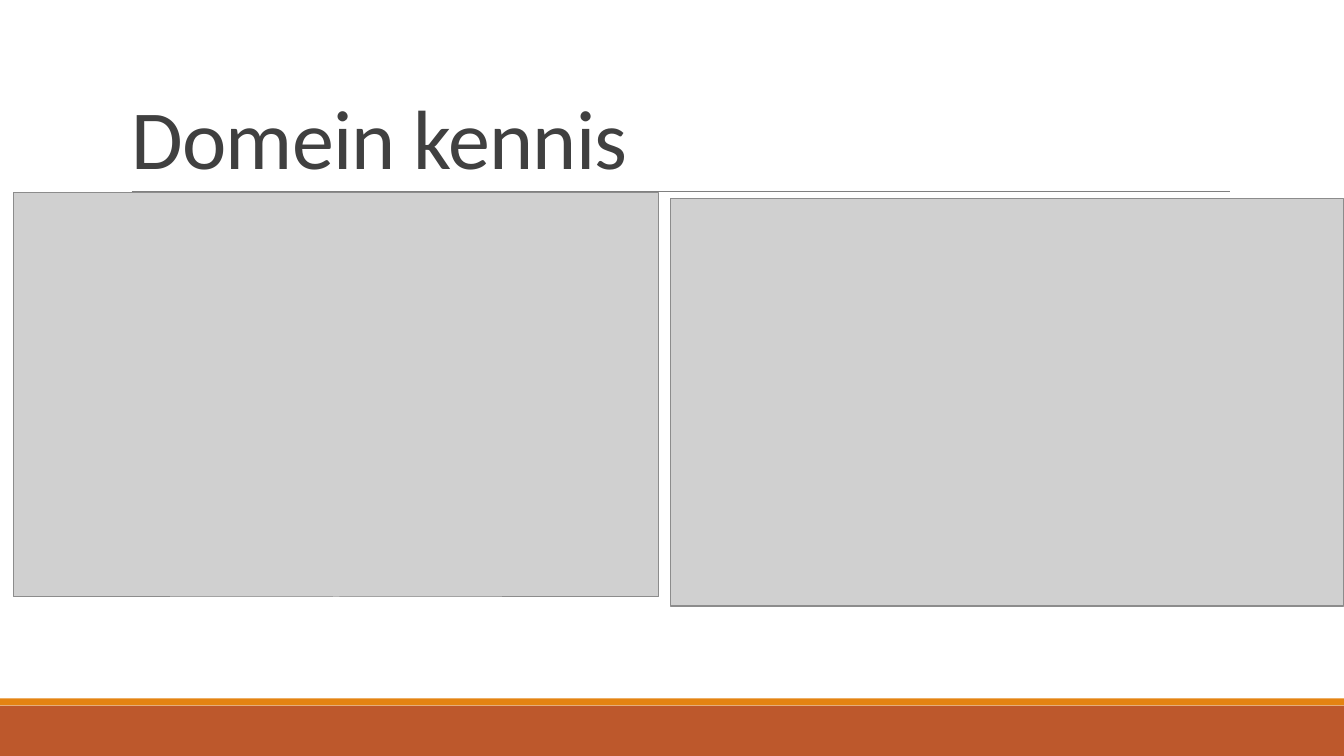
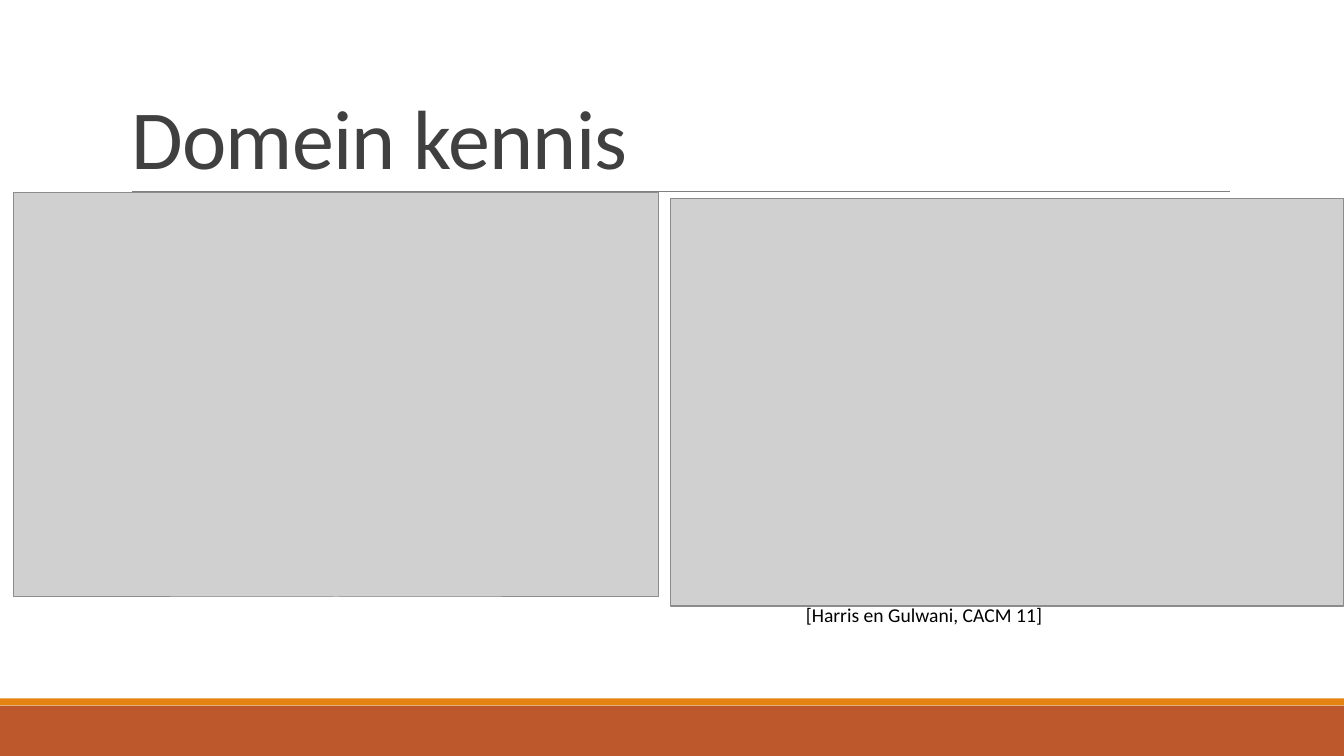
Before and after one commit to TomDeGroote/Bachelorproef, a slide deck: slide 15 of Opdracht 2/Literatuurstudie.pptx (slide 16 before the commit). Drawn at 1344x756 pixels with LibreOffice and Linux fonts; fonts in the diff are those of the drawing; grey boxes stand for pictures. Boxes give left, top, right and bottom in pixels: in the first picture for what was removed or moved away, otherwise in the second. Text is boxed around its words. In the diff, an @@ line names an element or a change of style, - is before the commit and + after.

```diff
--- a/Opdracht 2/Literatuurstudie.pptx
+++ b/Opdracht 2/Literatuurstudie.pptx
@@ text added at bbox=[806, 606, 1042, 625], 14 pt, text #000000 @@
+[Harris en Gulwani, CACM 11]
```
Also in this commit, not shown: 7 other slides changed, 5 slides added, 5 slides removed.
